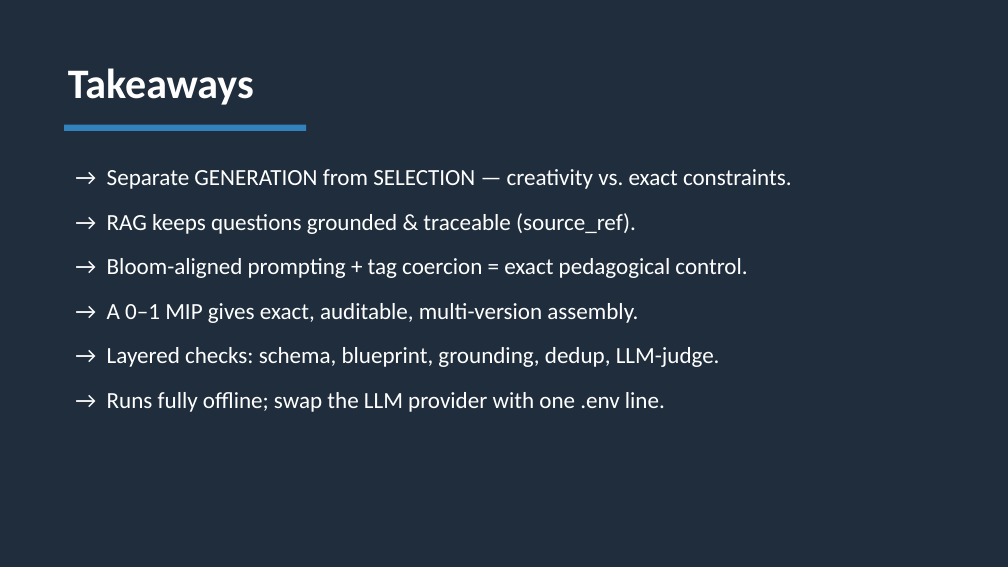
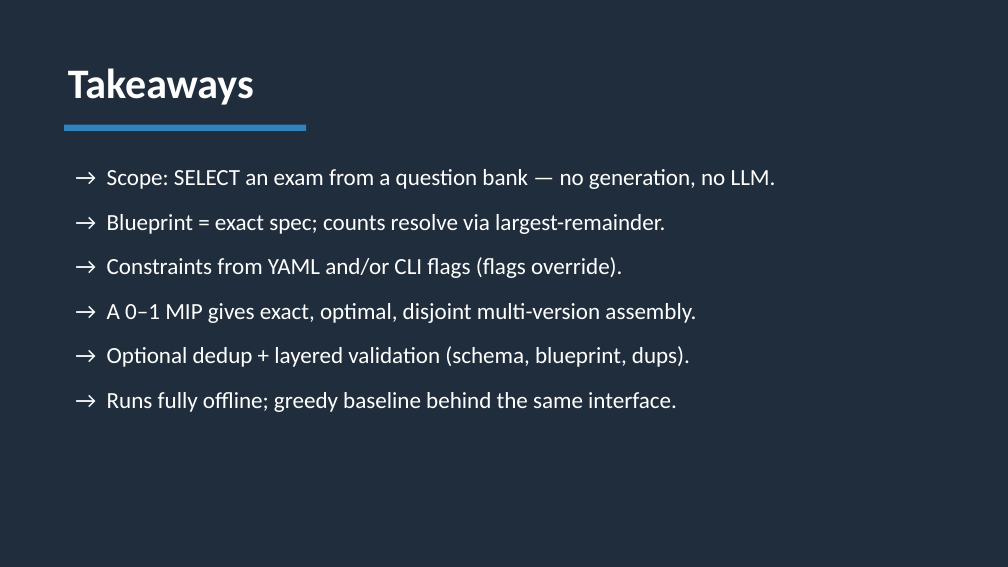
Before and after one commit to Jiniku/Masterthesis, a slide deck: slide 10 of docs/quizgen_slides.pptx (slide 12 before the commit). Drawn at 1008x567 pixels with LibreOffice and Linux fonts; fonts in the diff are those of the drawing. Boxes give left, top, right and bottom in pixels: in the first picture for what was removed or moved away, otherwise in the second. Text is boxed around its words. In the diff, an @@ line names an element or a change of style, - is before the commit and + after.

```diff
--- a/docs/quizgen_slides.pptx
+++ b/docs/quizgen_slides.pptx
@@ text at (107,169,776,412): text changed @@
-→ Separate GENERATION from SELECTION — creativity vs. exact constraints.
-→ RAG keeps questions grounded & traceable (source_ref).
-→ Bloom-aligned prompting + tag coercion = exact pedagogical control.
-→ A 0–1 MIP gives exact, auditable, multi-version assembly.
-→ Layered checks: schema, blueprint, grounding, dedup, LLM-judge.
-→ Runs fully offline; swap the LLM provider with one .env line.
+→ Scope: SELECT an exam from a question bank — no generation, no LLM.
+→ Blueprint = exact spec; counts resolve via largest-remainder.
+→ Constraints from YAML and/or CLI flags (flags override).
+→ A 0–1 MIP gives exact, optimal, disjoint multi-version assembly.
+→ Optional dedup + layered validation (schema, blueprint, dups).
+→ Runs fully offline; greedy baseline behind the same interface.
```
Also in this commit, not shown: 3 other slides changed, 6 slides added, 8 slides removed, 6 other files.
